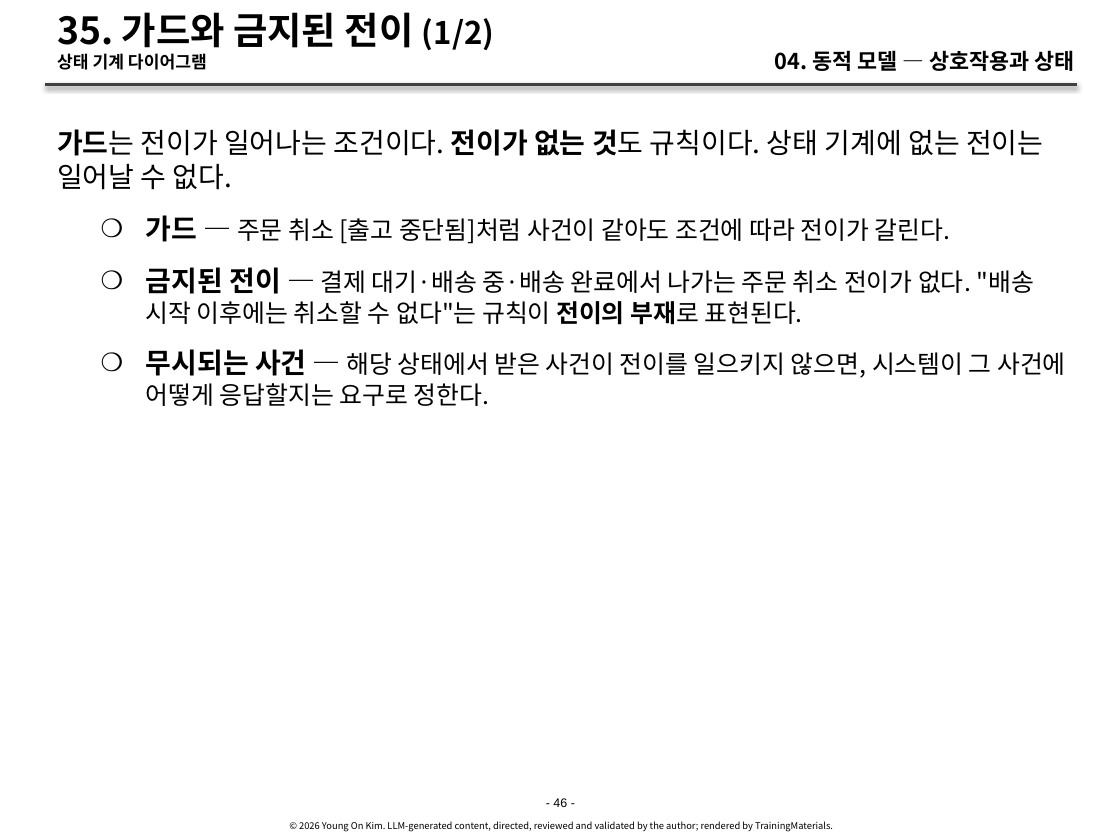
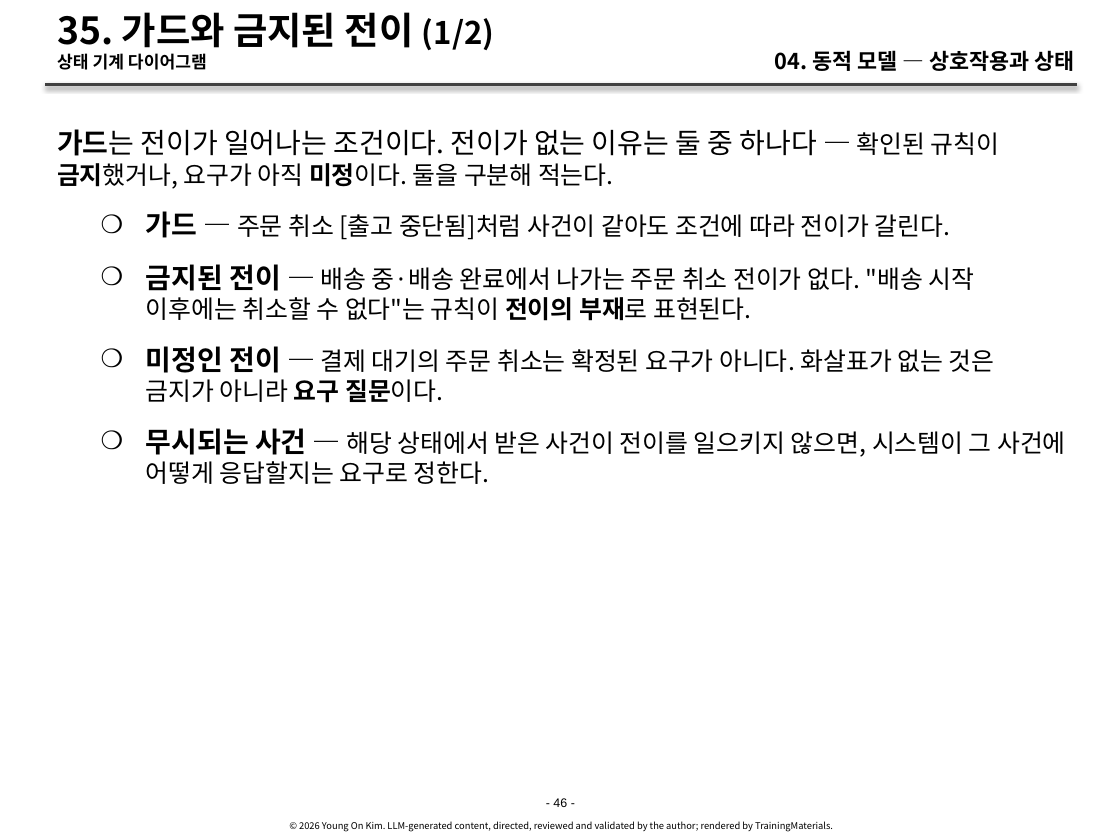
Before and after one commit to YoungSan77/TrainingMaterials, a slide deck: slide 46 of courses/ooad/sessions/s04.pptx. Drawn at 1120x840 pixels with LibreOffice and Linux fonts; fonts in the diff are those of the drawing. Boxes give left, top, right and bottom in pixels: in the first picture for what was removed or moved away, otherwise in the second. Text is boxed around its words. In the diff, an @@ line names an element or a change of style, - is before the commit and + after.

```diff
--- a/courses/ooad/sessions/s04.pptx
+++ b/courses/ooad/sessions/s04.pptx
@@ text at (57, 129, 1000, 189): text changed; size 18 to 16 pt @@
-가드는 전이가 일어나는 조건이다. 전이가 없는 것도 규칙이다. 상태 기계에 없는 전이는 일어날 수 없다.
+가드는 전이가 일어나는 조건이다. 전이가 없는 이유는 둘 중 하나다 — 확인된 규칙이 금지했거나, 요구가 아직 미정이다. 둘을 구분해 적는다.
@@ text at (146, 264, 995, 403): text changed @@
-    ❍ 금지된 전이 — 결제 대기·배송 중·배송 완료에서 나가는 주문 취소 전이가 없다. "배송 시작 이후에는 취소할 수 없다"는 규칙이 전이의 부재로 표현된다.
+    ❍ 금지된 전이 — 배송 중·배송 완료에서 나가는 주문 취소 전이가 없다. "배송 시작 이후에는 취소할 수 없다"는 규칙이 전이의 부재로 표현된다.
+    ❍ 미정인 전이 — 결제 대기의 주문 취소는 확정된 요구가 아니다. 화살표가 없는 것은 금지가 아니라 요구 질문이다.
```
Also in this commit, not shown: 17 other slides changed, 1 slide added, 19 other files.
